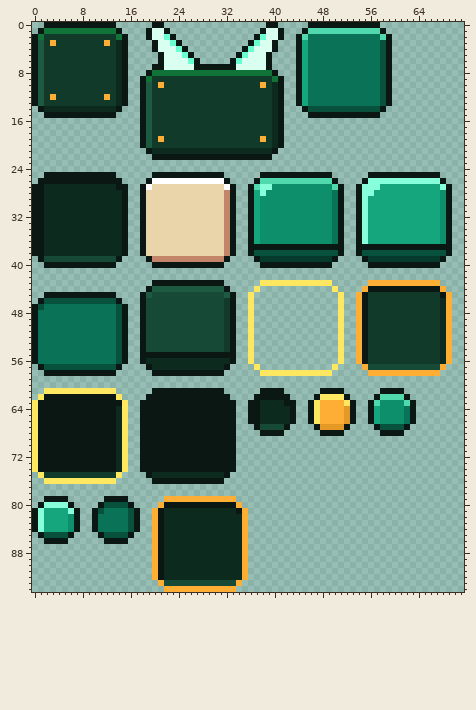
Edited in one commit: pixel-art file (assets/art/ui/theme/ui_theme.aseprite). Above: the version before the commit.
72x95 pixels, 1 frame. Colours within 5 levels of each other are drawn and written as one.
Now the later version:
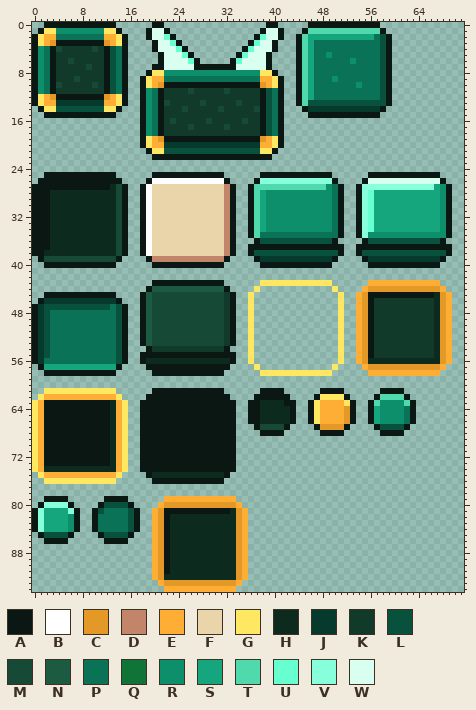
Palette (. is transparent): A #0a1712  B #ffffff  C #e49927  D #c28569  E #feae34  F #ead4aa  G #fee761  H #0d2a1f  J #063a2c  K #123a2b  L #07513d  M #174a36  N #1c5a41  P #0a7357  Q #107338  R #0d8f6c  S #16a67e  T #4fd9ad  U #68ffd0  V #87ffdb  W #d8fff0
From old to new:
y 1: x 2..13 QQQQQQQQQQQQ -> GGRRRRRRRRGG
y 2: x 1..14 QKKKKKKKKKKKKQ -> GEEPPPPPPPPEEG; x 46..56 PPPPPPPPPPP -> SSSSSSSSSSS; x 58 T -> L
y 3: x 1..14 NKEKKKKKKKKEKH -> GECAAAAAAAACEG; x 45..46 SP -> TS
y 4: x 1..4 NKKK -> RPAM; x 10 K -> M; x 12..14 KKH -> ALP; x 45..46 SP -> TS
y 5: x 1..3 NKK -> RPA; x 12..14 KKH -> ALP; x 45..46 SP -> TS; x 49 P -> R
y 6: x 1..3 NKK -> RPA; x 6 K -> M; x 12..14 KKH -> ALP; x 45..46 SP -> TS; x 53 P -> R
y 7: x 1..3 NKK -> RPA; x 9 K -> M; x 12..14 KKH -> ALP; x 45..46 SP -> TS
y 8: x 1..3 NKK -> RPA; x 12..14 KKH -> ALP; x 20..39 QQQQQQQQQQQQQQQQQQQQ -> GGRRRRRRRRRRRRRRRRGG; x 45..46 SP -> TS
y 9: x 1..3 NKK -> RPA; x 7 K -> M; x 12..14 KKH -> ALP; x 19..40 QKKKKKKKKKKKKKKKKKKKKQ -> GEEPPPPPPPPPPPPPPPPEEG; x 45..46 SP -> TS; x 50 P -> R
y 10: x 1..4 NKKK -> RPAM; x 10 K -> M; x 12..14 KKH -> ALP; x 19..40 NKEKKKKKKKKKKKKKKKKEKH -> GECAAAAAAAAAAAAAAAACEG; x 45..46 SP -> TS; x 54 P -> R
y 11: x 1..3 NKK -> RPA; x 12..14 KKH -> ALP; x 19..21 NKK -> RPA; x 26 K -> M; x 32 K -> M; x 38..40 KKH -> ALP; x 45..46 SP -> TS
y 12: x 1..14 NKEKKKKKKKKEKH -> GECAAAAAAAACEG; x 19..21 NKK -> RPA; x 38..40 KKH -> ALP; x 45..46 SP -> TS
y 13: x 1..14 NKKKKKKKKKKKKH -> GEEJJJJJJJJEEG; x 19..22 NKKK -> RPAM; x 28 K -> M; x 34 K -> M; x 38..40 KKH -> ALP; x 45..57 SPPPPPPPPPPPP -> TLLLLLLLLLLLL
y 14: x 2..13 HHHHHHHHHHHH -> GGLLLLLLLLGG; x 19..21 NKK -> RPA; x 25 K -> M; x 31 K -> M; x 37..40 KKKH -> MALP; x 46..57 LLLLLLLLLLLL -> JJJJJJJJJJJJ
y 15: x 19..21 NKK -> RPA; x 38..40 KKH -> ALP
y 16: x 19..21 NKK -> RPA; x 23 K -> M; x 29 K -> M; x 35 K -> M; x 38..40 KKH -> ALP
y 17: x 19..21 NKK -> RPA; x 26 K -> M; x 32 K -> M; x 38..40 KKH -> ALP
y 18: x 19..21 NKK -> RPA; x 38..40 KKH -> ALP
y 19: x 19..40 NKEKKKKKKKKKKKKKKKKEKH -> GECAAAAAAAAAAAAAAAACEG
y 20: x 19..40 NKKKKKKKKKKKKKKKKKKKKH -> GEEJJJJJJJJJJJJJJJJEEG
y 21: x 20..39 HHHHHHHHHHHHHHHHHHHH -> GGLLLLLLLLLLLLLLLLGG
y 26: x 38..49 TTTTTTTTTTTT -> VVVVVVVVVVVV; x 56..67 VVVVVVVVVVVV -> WWWWWWWWWWWW
y 27: x 2..12 HHHHHHHHHHH -> AAAAAAAAAAA; x 14 A -> M; x 32 B -> D; x 38..48 VVRRRRRRRRR -> TTTTTTTTTTT; x 50 T -> P; x 58..66 SSSSSSSSS -> VVVVVVVVV; x 68 V -> R
y 28: x 2 H -> A; x 14 H -> M; x 19 F -> B; x 37..38 SV -> TS; x 56 V -> U
y 29..34: x 2 H -> A; x 14 H -> M; x 19 F -> B; x 37..38 SR -> TS; x 56 S -> U
y 35: x 2 H -> A; x 14 H -> M; x 19 F -> B; x 37..49 SRRRRRRRRRRRR -> TPPPPPPPPPPPP; x 56..67 SSSSSSSSSSSS -> RRRRRRRRRRRR
y 36: x 2 H -> A; x 14 H -> M; x 19 F -> B; x 36..51 ASRRRRRRRRRRRRPA -> .ALLLLLLLLLLLLA.; x 54..69 AVSSSSSSSSSSSSRA -> .ALLLLLLLLLLLLA.
y 37: x 2 H -> A; x 14 H -> M; x 19 F -> B
y 38: x 14 H -> M; x 19 F -> B
y 44: x 56..67 AAAAAAAAAAAA -> CCCCCCCCCCCC
y 45: x 32 N -> K; x 55..68 AKKKKKKKKKKKKA -> CAAAAAAAAAAAHC
y 46: x 2..13 LLLLLLLLLLLL -> JJJJJJJJJJJJ; x 19 M -> N; x 55..56 AK -> CA; x 67..68 KH -> HC
y 47: x 1..12 LPPPPPPPPPPP -> JLLLLLLLLLLL; x 19 M -> N; x 55..56 AK -> CA; x 67..68 KH -> HC
y 48..53: x 1..2 PP -> JL; x 19 M -> N; x 55..56 AK -> CA; x 67..68 KH -> HC
y 54: x 1..2 PP -> JL; x 18..33 AMMMMMMMMMMMMMKA -> .AKKKKKKKKKKKKA.; x 55..56 AK -> CA; x 67..68 KH -> HC
y 55: x 1..2 PP -> JL; x 55..56 AK -> CA; x 67..68 KH -> HC
y 56: x 1 P -> J; x 55..68 AKKKKKKKKKKKKH -> CHHHHHHHHHHHHC
y 57: x 2..13 LLLLLLLLLLLL -> SSSSSSSSSSSS; x 20..31 HHHHHHHHHHHH -> AAAAAAAAAAAA; x 56..67 MMMMMMMMMMMM -> CCCCCCCCCCCC
y 62: x 2..13 AAAAAAAAAAAA -> EEEEEEEEEEEE
y 63: x 1 A -> E; x 13..14 AA -> HE
y 64..73: x 1 A -> E; x 13..14 AH -> HE
y 74: x 1..14 AAAAAAAAAAAAAH -> EHHHHHHHHHHHHE
y 75: x 2..13 KKKKKKKKKKKK -> EEEEEEEEEEEE
y 80: x 22..33 AAAAAAAAAAAA -> CCCCCCCCCCCC
y 81: x 21..32 AHHHHHHHHHHH -> CAAAAAAAAAAA; x 34 A -> C
y 82..91: x 21..22 AH -> CA; x 34 H -> C
y 92: x 21 A -> C; x 34 H -> C
y 93: x 22..33 MMMMMMMMMMMM -> CCCCCCCCCCCC
Changed places in both pictures, as pixel boxes (x1, y1, x2, y2):
changed: (38, 28, 122, 112)
changed: (146, 34, 452, 256)
changed: (44, 184, 122, 256)
changed: (362, 286, 446, 370)
changed: (224, 292, 230, 298)
changed: (38, 298, 122, 478)
changed: (140, 298, 236, 370)
changed: (158, 502, 242, 586)
